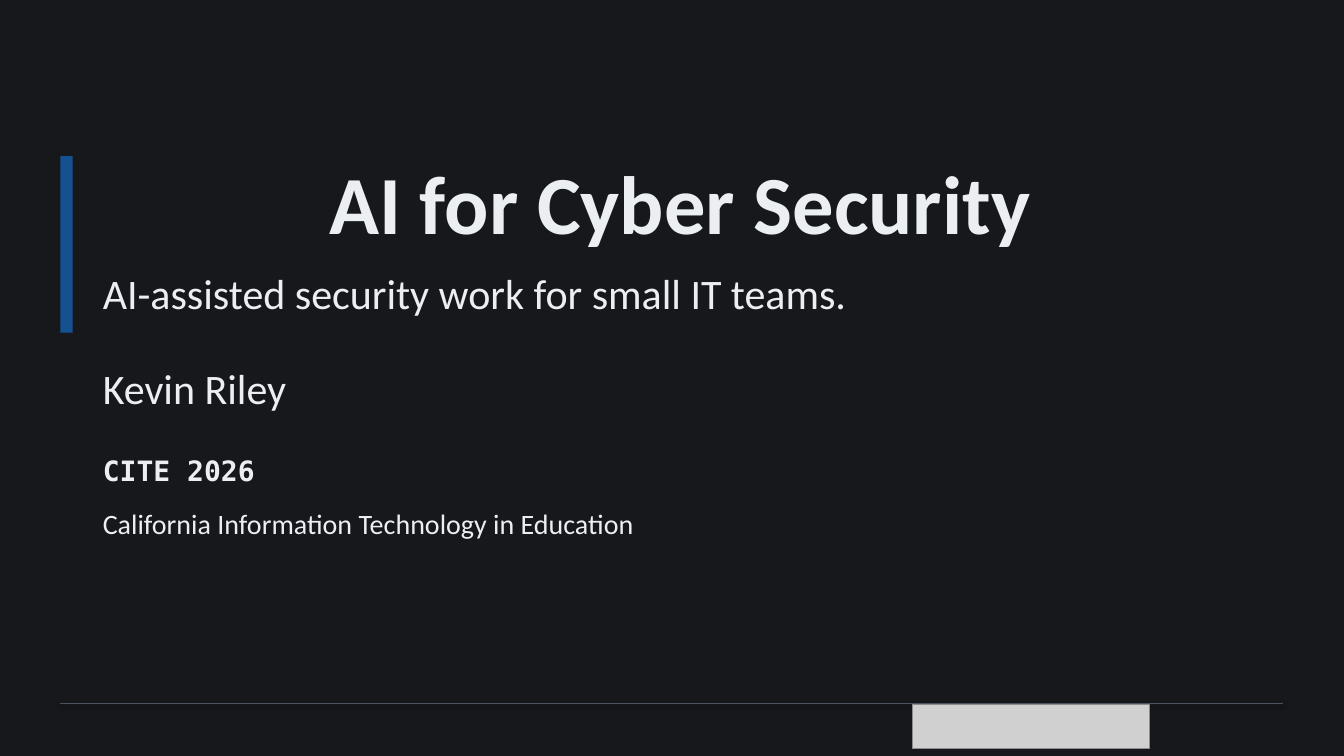
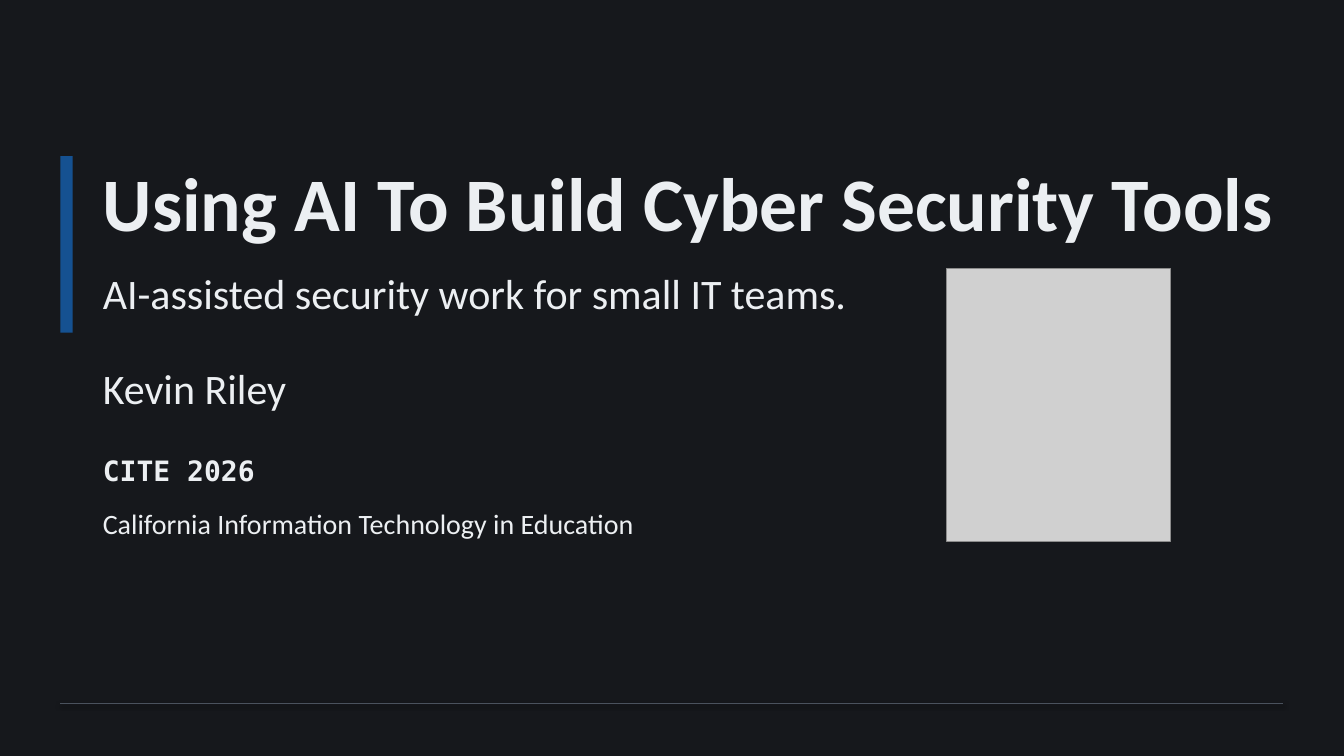
Before and after one commit to OCDEkr/Cite-Talk-2026, a slide deck: slide 1 of CITE-2026-AI-Cybersecurity-Workshop-With-Intro.pptx. Drawn at 1344x756 pixels with LibreOffice and Linux fonts; fonts in the diff are those of the drawing; grey boxes stand for pictures. Boxes give left, top, right and bottom in pixels: in the first picture for what was removed or moved away, otherwise in the second. Text is boxed around its words. In the diff, an @@ line names an element or a change of style, - is before the commit and + after.

```diff
--- a/CITE-2026-AI-Cybersecurity-Workshop-With-Intro.pptx
+++ b/CITE-2026-AI-Cybersecurity-Workshop-With-Intro.pptx
@@ title at (103,178,1273,244): text changed; size 59 to 54 pt @@
-AI for Cyber Security
+Using AI To Build Cyber Security Tools
@@ picture added at (947,268,1171,541) @@
@@ picture removed at (912,705,1149,748) @@
```
Also in this commit, not shown: 19 other slides changed.
